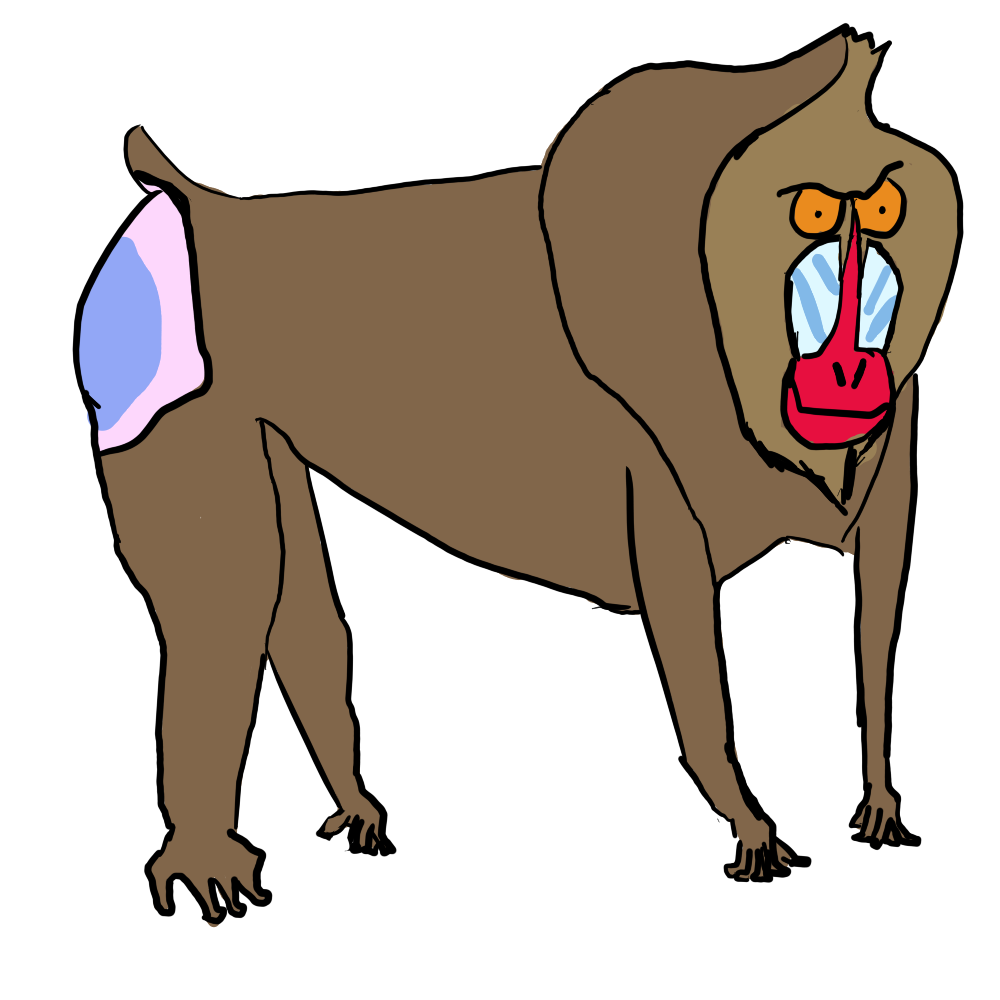
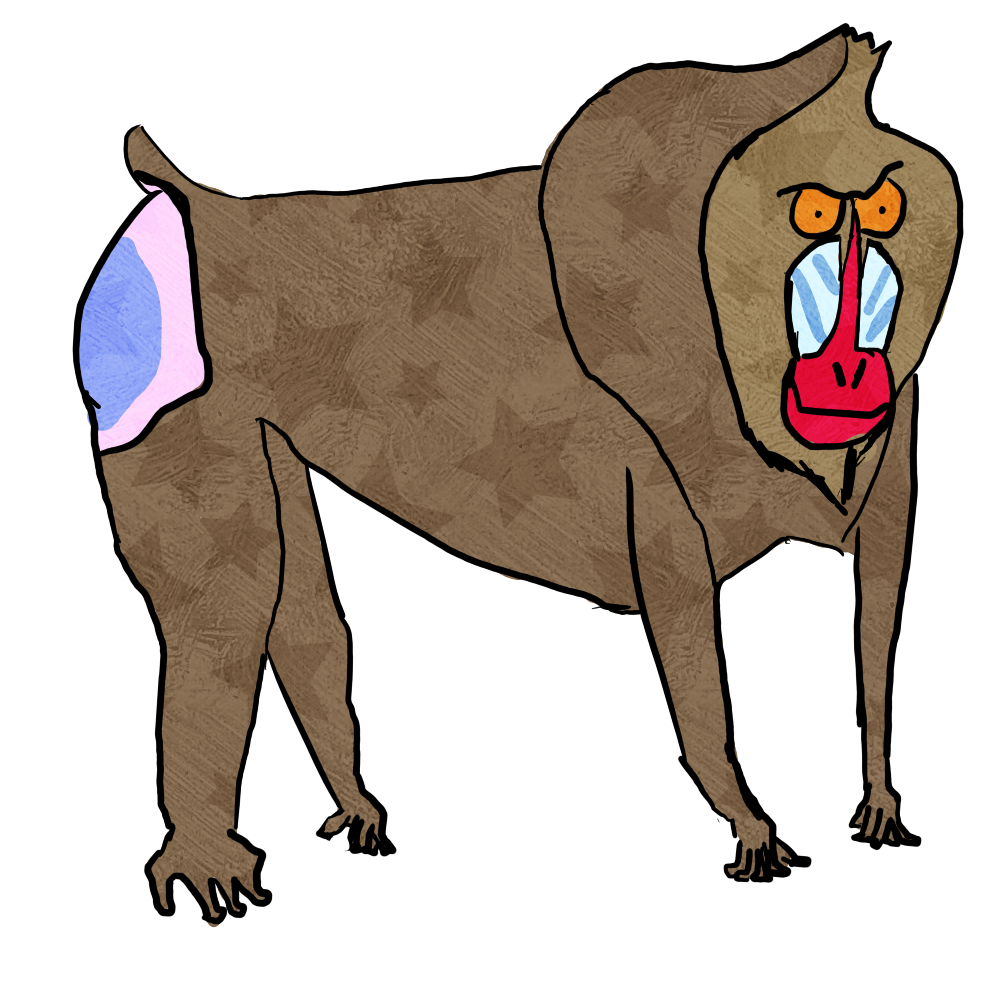
The second 1000×1000 image is a revision of the first. Changes to its layers:
added layer "Copy of Paint Layer 3" (soft light, 50%) above "Paint Layer 3" over (79, 33, 961, 927)
added layer "Paint Layer 3" (soft light, 13%) above "Paint Layer 1" over (79, 33, 961, 927)
painted on "Paint Layer 1" over (79, 33, 961, 927)
painted on "Paint Layer 2" over (79, 33, 961, 927)
